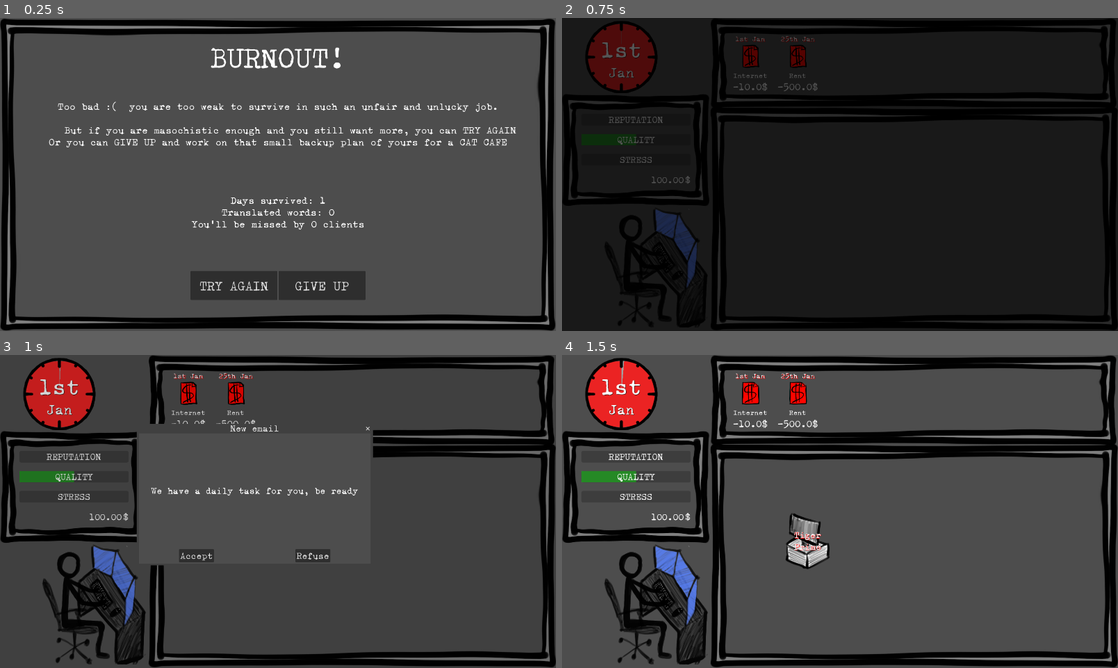
Above: before the commit, frames 1-4 (two rows, left to right).
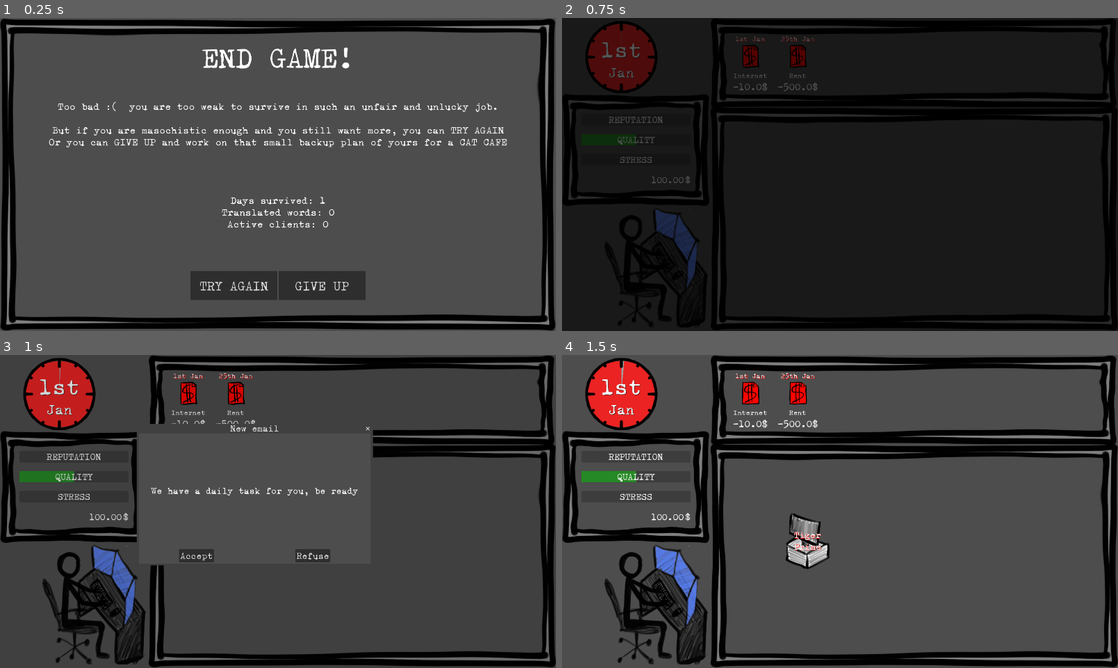
Above: after the commit, the same moments.

Repository: ildede/game-off-2025
Game: Godot game, scene res://scenes/ui/end_screen/end.tscn
The game is run twice, just before and just after one commit, with the same random seed, the same clock (stepped at 60 frames per second) and the same inputs. This scene is started directly instead of the project's main scene.
Inputs:
- Up to frame 1 (0.25 s): no input
- Up to frame 2 (0.75 s): click "TRY AGAIN" at 0.5 s
- Up to frame 3 (1 s): no input
- Up to frame 4 (1.5 s): click "Accept" at 1.25 s

The runs differ from the first frame. In frame 1, 1.8% of the frame differs, in the area x 9-93%, y 9-68%; in frame 2, nothing differs; in frame 3, nothing differs; in frame 4, nothing differs.

Commit message:
feat: end_screen can now manage an happy ending

Diff:
--- a/scenes/ui/end_screen/end.gd
+++ b/scenes/ui/end_screen/end.gd
@@ -4,23 +4,38 @@
 func _ready() -> void:
 	print("[END] _ready")
 	process_mode = Node.PROCESS_MODE_ALWAYS
-	$Panel/GridContainer/MarginContainer/Title.text = ""
-	if Global.game_state.stress >= 0:
-		$Panel/GridContainer/MarginContainer/Title.append_text("BURNOUT!")
+	var win = false
+	if Global.game_state.current_day > 365 or Global.game_state.translated_words >= 1000000:
+		win = true
+	if Global.game_state.stress >= Config.MAX_STRESS_LEVEL or Global.game_state.money < 0:
+		win = false
+
+	if Global.game_state.current_day > 365:
+		$Panel/GridContainer/MarginContainer/Title.text = "TRANSLATOR SURVIVOR!"
+	if Global.game_state.translated_words >= 1000000:
+		$Panel/GridContainer/MarginContainer/Title.text = "TRANSLATOR GURU!"
+	if Global.game_state.stress >= Config.MAX_STRESS_LEVEL:
+		$Panel/GridContainer/MarginContainer/Title.text = "BURNOUT!"
 	if Global.game_state.money < 0:
-		$Panel/GridContainer/MarginContainer/Title.append_text("NOT ENOUGH MONEY!".format([Global.game_state.current_day]))
+		$Panel/GridContainer/MarginContainer/Title.text = "NOT ENOUGH MONEY!"
 
 	$Panel/GridContainer/Description.text = ""
-	$Panel/GridContainer/Description.append_text("Too bad :(  you are too weak to survive in such an unfair and unlucky job.\n
-	But if you are masochistic enough and you still want more, you can TRY AGAIN
+	if win:
+		$Panel/GridContainer/Description.append_text("Against all expectations, you managed to stay afloat and beat every problem.
+All respect and all honor to you.
+This job has no secrets for you anymore, so you decide to take a risk and create your own small translation agency.\n
+Life smiles at you, everything is fine, the world is beautiful.")
+	else:
+		$Panel/GridContainer/Description.append_text("Too bad :(  you are too weak to survive in such an unfair and unlucky job.\n
+But if you are masochistic enough and you still want more, you can TRY AGAIN
 Or you can GIVE UP and work on that small backup plan of yours for a ")
-	var backup_plan = ["TEA ROOM", "BOOKSTORE", "CAFETERIA", "CAT CAFE"]
-	$Panel/GridContainer/Description.append_text(backup_plan.pick_random())
+		var backup_plan = ["TEA ROOM", "BOOKSTORE", "CAFETERIA", "CAT CAFE"]
+		$Panel/GridContainer/Description.append_text(backup_plan.pick_random())
 
 	$Panel/GridContainer/Statistics.text = ""
 	$Panel/GridContainer/Statistics.append_text("Days survived: {0}
 Translated words: {1}
-You'll be missed by {2} clients".format([
+Active clients: {2}".format([
 		Global.game_state.current_day,
 		Global.game_state.translated_words,
 		Global.game_state.clients.filter(func(c: Models.ClientObject): return not c.is_removed).size()
--- a/scenes/ui/end_screen/end.tscn
+++ b/scenes/ui/end_screen/end.tscn
@@ -27,8 +27,7 @@
 layout_mode = 2
 size_flags_vertical = 2
 theme_override_font_sizes/normal_font_size = 100
-text = "BURNOUT!
-On day 5"
+text = "END GAME!"
 fit_content = true
 horizontal_alignment = 1
 vertical_alignment = 1
